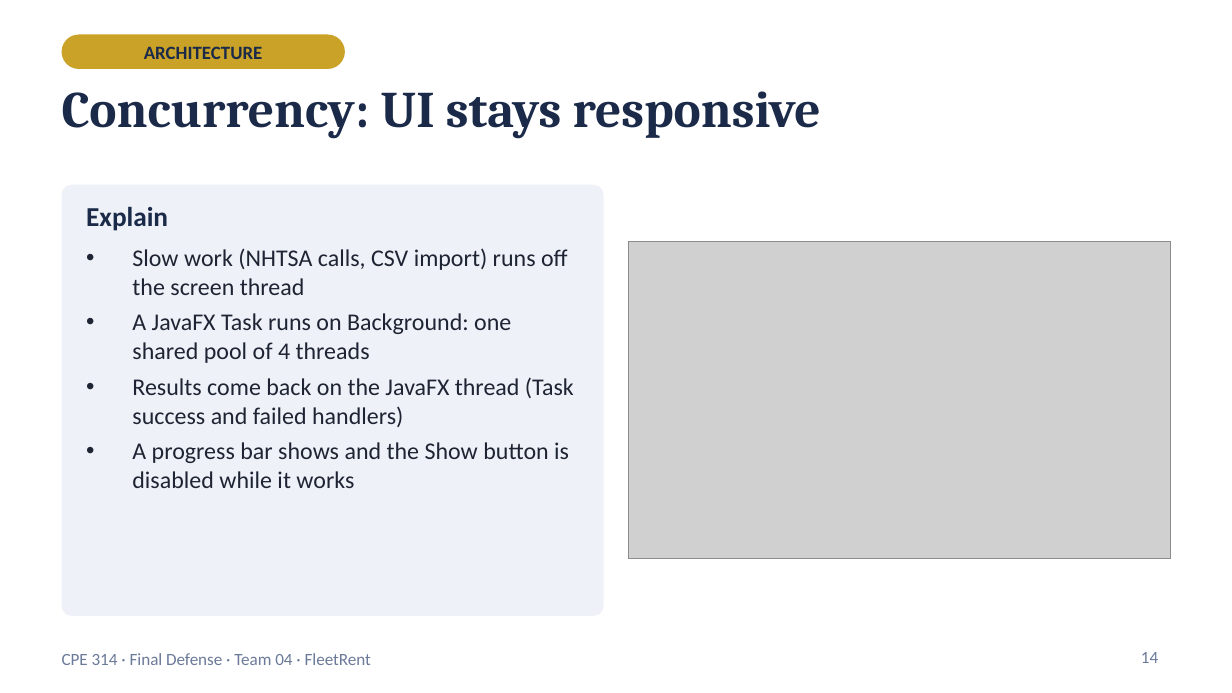
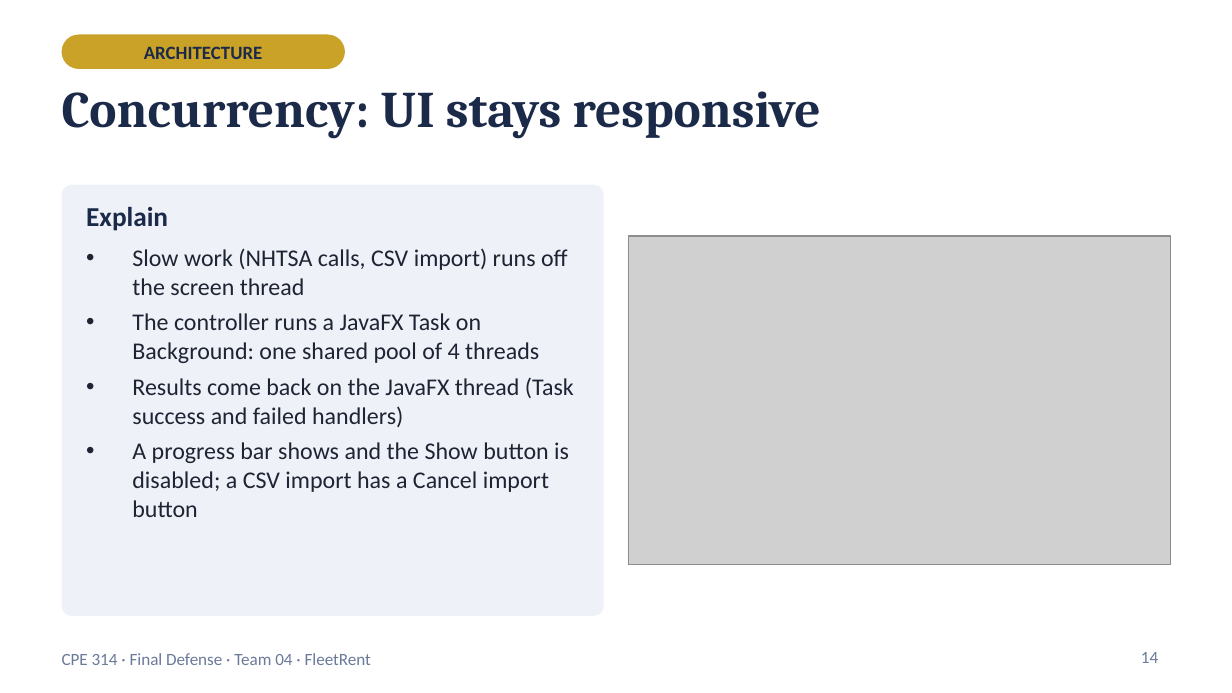
Before and after one commit to ColoscosBrent/cpe314-69323-capstone-team-04, a slide deck: slide 14 of docs/FleetRent_Final_Defense.pptx. Drawn at 1232x693 pixels with LibreOffice and Linux fonts; fonts in the diff are those of the drawing; grey boxes stand for pictures. Boxes give left, top, right and bottom in pixels: in the first picture for what was removed or moved away, otherwise in the second. Text is boxed around its words. In the diff, an @@ line names an element or a change of style, - is before the commit and + after.

```diff
--- a/docs/FleetRent_Final_Defense.pptx
+++ b/docs/FleetRent_Final_Defense.pptx
@@ picture: place and size @@
-picture at [628, 241, 1170, 558]
+picture at [628, 237, 1170, 565]
@@ text at [132, 313, 539, 363]: text changed @@
-• A JavaFX Task runs on Background: one shared pool of 4 threads
+• The controller runs a JavaFX Task on Background: one shared pool of 4 threads
@@ text at [132, 442, 569, 517]: text changed @@
-• A progress bar shows and the Show button is disabled while it works
+• A progress bar shows and the Show button is disabled; a CSV import has a Cancel import button
```
Also in this commit, not shown: 15 other slides changed, 1 slide added.
